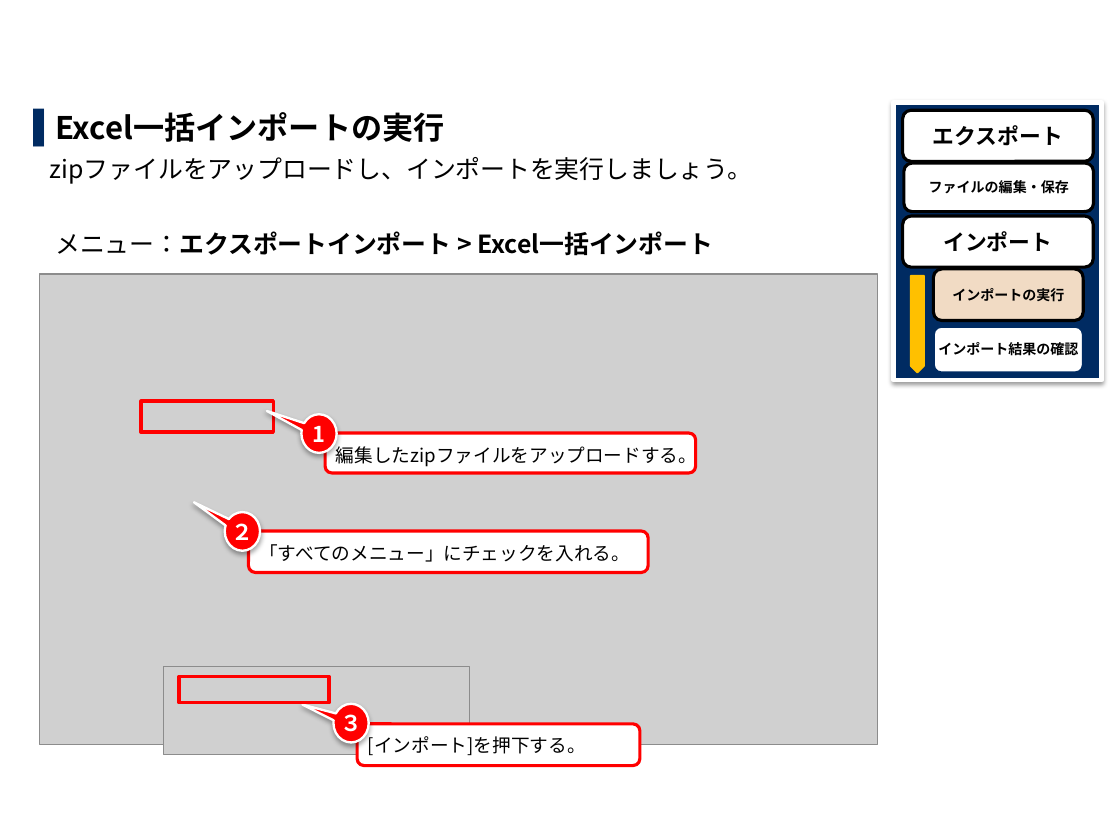
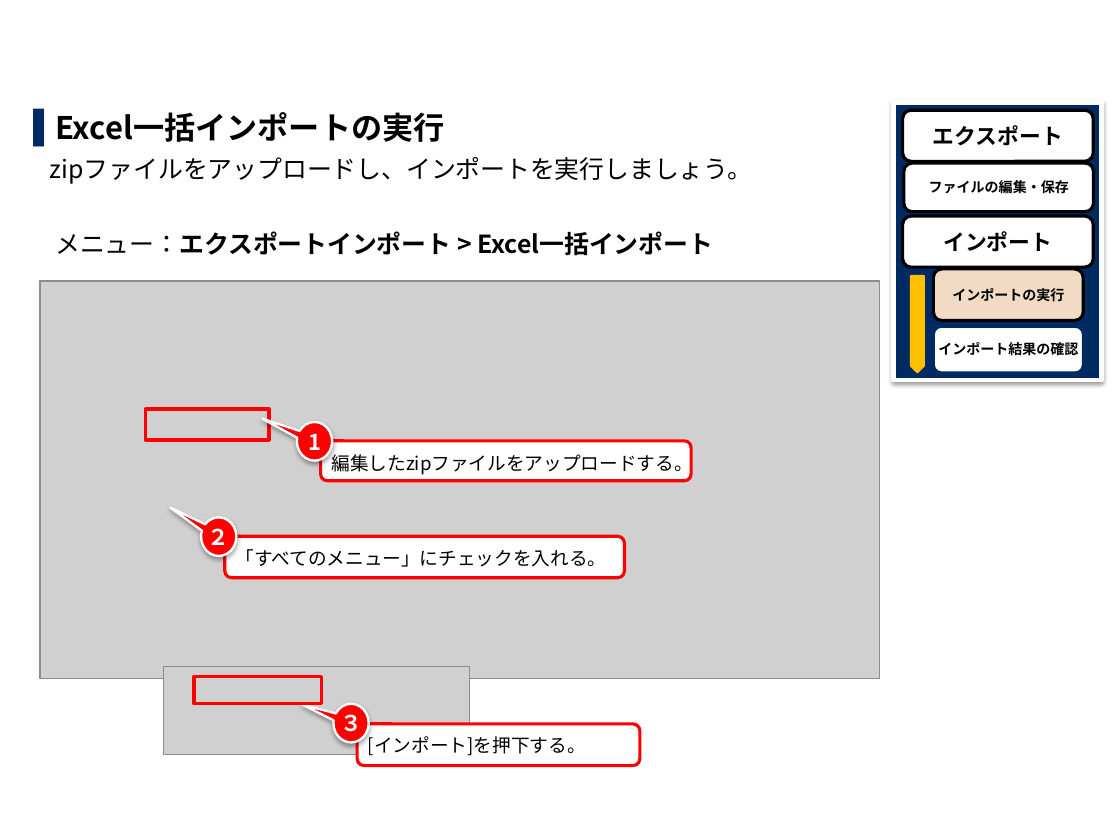
Before and after one commit to exastro-suite/it-automation-docs, a slide deck: slide 27 of asset/Learn_ja/ITA-export-import_ja_practice.pptx. Drawn at 1120x840 pixels with LibreOffice and Linux fonts; fonts in the diff are those of the drawing; grey boxes stand for pictures; background and template pictures are left out. Boxes give left, top, right and bottom in pixels: in the first picture for what was removed or moved away, otherwise in the second. Text is boxed around its words. In the diff, an @@ line names an element or a change of style, - is before the commit and + after.

```diff
--- a/asset/Learn_ja/ITA-export-import_ja_practice.pptx
+++ b/asset/Learn_ja/ITA-export-import_ja_practice.pptx
@@ picture: place and size @@
-picture at (39, 274, 877, 745)
+picture at (40, 281, 880, 679)
@@ rectangle: place and size @@
-rectangle at (141, 401, 273, 432)
+rectangle at (146, 409, 269, 440)
@@ speech bubble "1": place and size @@
-speech bubble "1" at (301, 414, 337, 454)
+speech bubble "1" at (297, 422, 333, 461)
@@ rounded rectangle "編集したzipファイルをアップロードする。": place and size @@
-rounded rectangle "編集したzipファイルをアップロードする。" at (325, 433, 696, 474)
+rounded rectangle "編集したzipファイルをアップロードする。" at (320, 441, 691, 482)
@@ speech bubble "２": place and size @@
-speech bubble "２" at (225, 512, 261, 551)
+speech bubble "２" at (202, 517, 237, 557)
@@ rounded rectangle "「すべてのメニュー」にチェックを入れる。": place and size @@
-rounded rectangle "「すべてのメニュー」にチェックを入れる。" at (249, 531, 648, 572)
+rounded rectangle "「すべてのメニュー」にチェックを入れる。" at (225, 536, 625, 578)
@@ rectangle: place and size @@
-rectangle at (179, 676, 329, 703)
+rectangle at (194, 676, 321, 703)
```
Also in this commit, not shown: 21 other slides changed, 3 other files.
